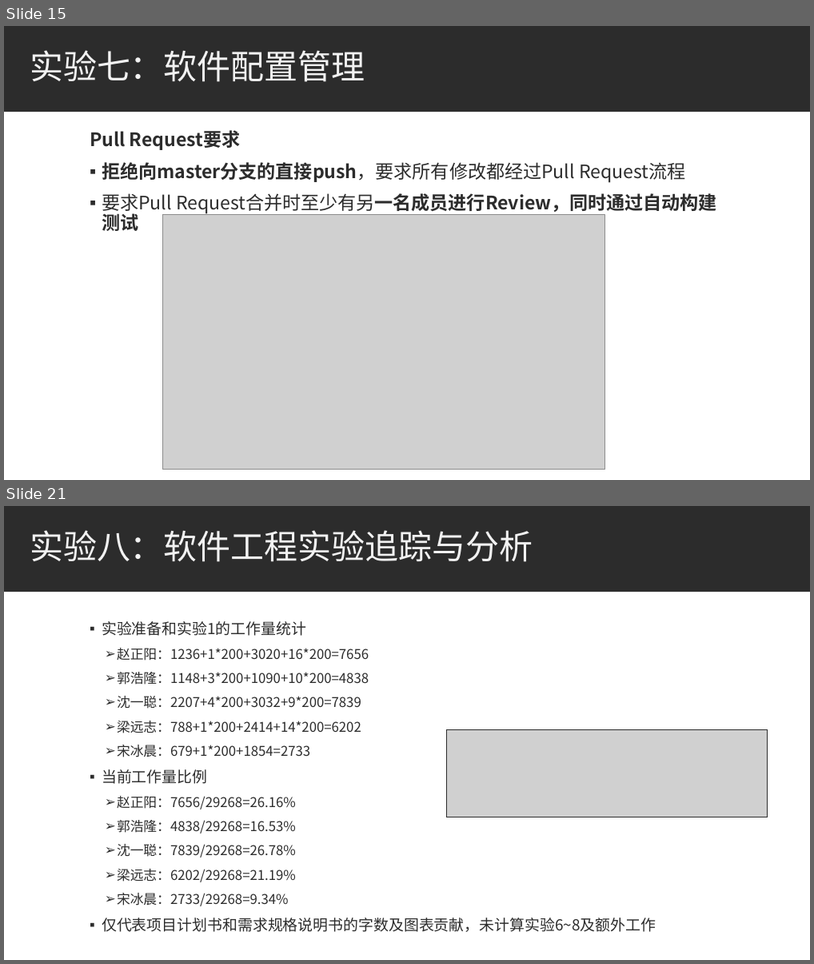
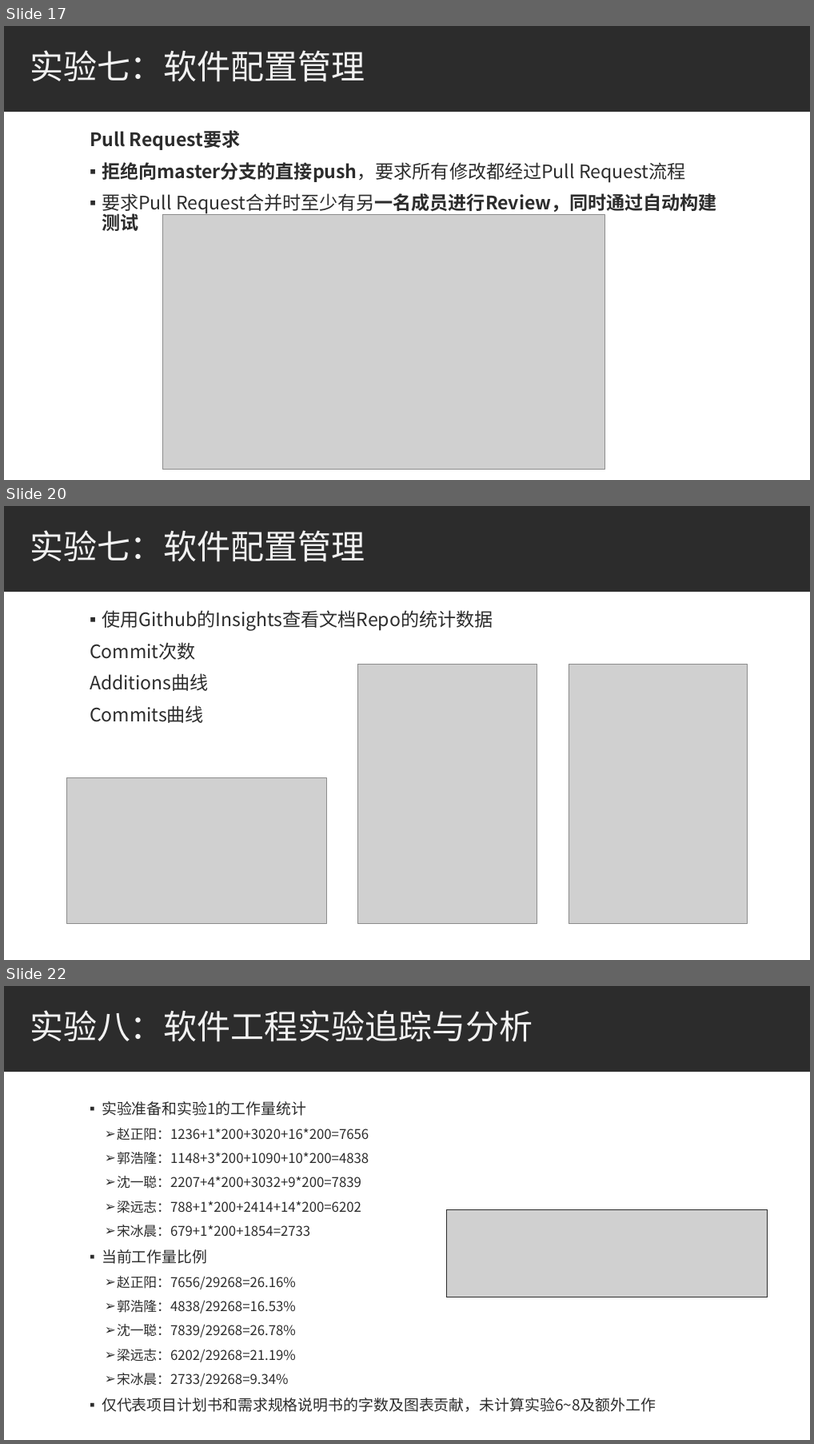
Before and after one commit to bhsei/20_H, a slide deck: 3.项目PPT/第6周_需求分析改进汇报ppt.pptx. Shown one above the other, each under a label of ours: slides 15 and 21 before the commit, slides 17, 20 and 22 after it; the slides between them are not shown. The pictures are 814x964 and 814x1444 pixels, drawn with LibreOffice and Linux fonts; fonts in the diff are those of the drawing; grey boxes stand for pictures. Boxes give left, top, right and bottom in pixels: in the first picture for what was removed or moved away, otherwise in the second. Text is boxed around its words. In the diff, an @@ line names an element or a change of style, - is before the commit and + after.

Commit message:
修改需求分析改进汇报ppt；README实验1标记完成

```diff
--- a/3.项目PPT/第6周_需求分析改进汇报ppt.pptx
+++ b/3.项目PPT/第6周_需求分析改进汇报ppt.pptx
@@ slide 20 added at (4, 506, 810, 960), background #FFFFFF; not listed: 1 template element that a slide beside it also shows @@
@@ title added at (30, 530, 366, 562), 40 pt, text #F2F2F2 @@
+实验七：软件配置管理
@@ text added at (90, 610, 493, 723), 22 pt, text #2C2C2C @@
+▪ 使用Github的Insights查看文档Repo的统计数据
+Commit次数
+Additions曲线
+Commits曲线
@@ picture added at (358, 664, 538, 924) @@
@@ picture added at (569, 664, 748, 924) @@
@@ picture added at (67, 778, 327, 924) @@
@@ what was slide 15 is now slide 17 @@
@@ what was slide 21 is now slide 22 @@
```
Also in this commit, not shown: 3 slides changed, 2 other slides added, 2 slides removed, 1 other file.
